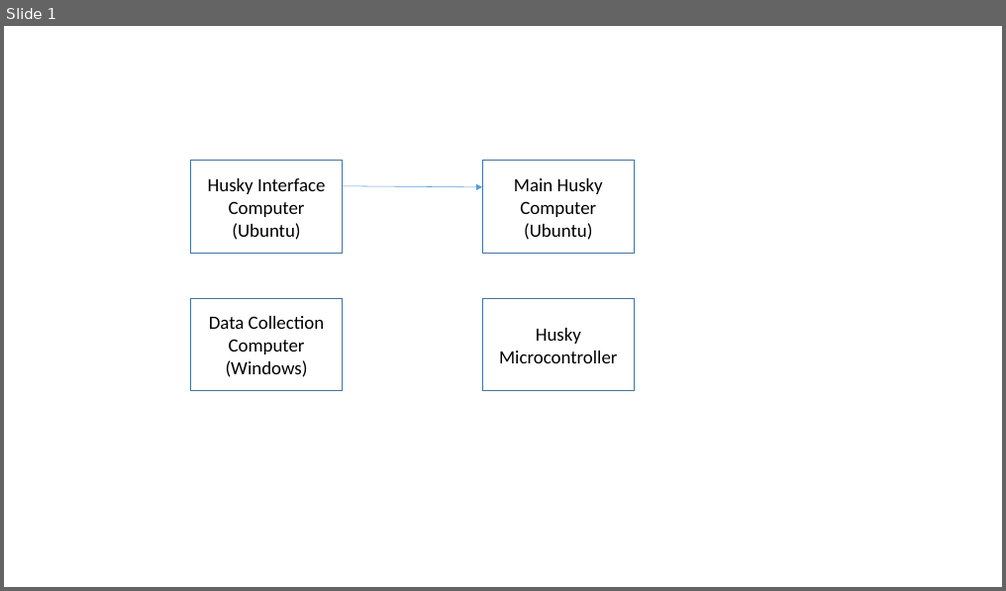
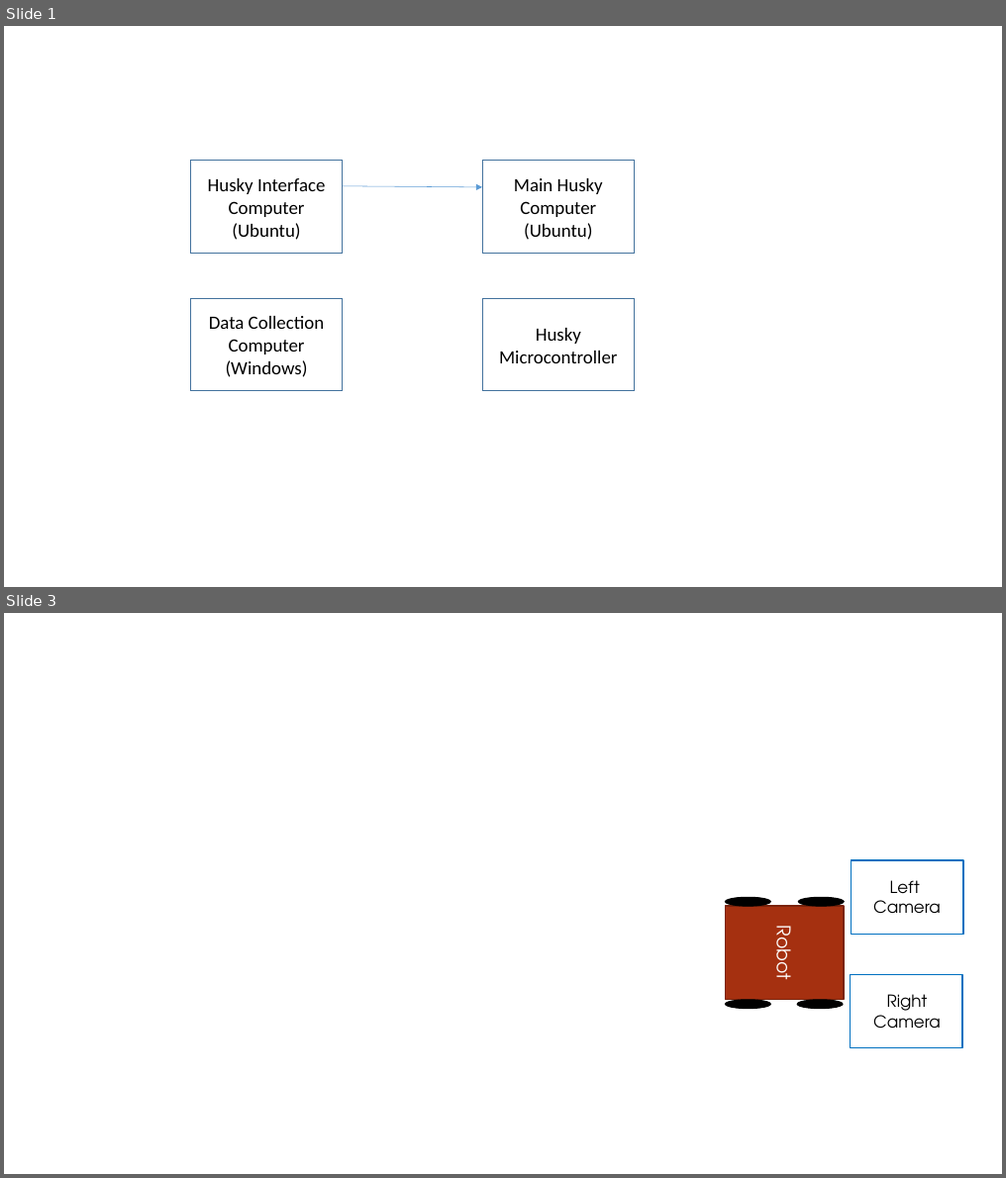
Before and after one commit to kmcgahee/Thesis, a slide deck: source/figures/thesis_figures.pptx. Shown one above the other, each under a label of ours: slide 1 before the commit, slides 1 and 3 after it; the slides between them are not shown. The pictures are 1006x591 and 1006x1178 pixels, drawn with LibreOffice and Linux fonts; fonts in the diff are those of the drawing. Boxes give left, top, right and bottom in pixels: in the first picture for what was removed or moved away, otherwise in the second. Text is boxed around its words. In the diff, an @@ line names an element or a change of style, - is before the commit and + after.

```diff
--- a/source/figures/thesis_figures.pptx
+++ b/source/figures/thesis_figures.pptx
@@ slide 3 added at box(4, 613, 1002, 1174), background #FFFFFF @@
@@ rectangle added at box(850, 861, 963, 934), outline #0070C0 1.25 pt @@
@@ rectangle added at box(726, 906, 844, 1000), fill #A53010, outline #7A240C 1.25 pt, 18 pt, text #FFFFFF @@
+Robot
@@ ellipse added at box(726, 897, 771, 906), fill #000000, outline #000000 1 pt @@
@@ ellipse added at box(798, 897, 844, 906), fill #000000, outline #000000 1 pt @@
@@ text added at box(873, 880, 941, 914), 16 pt, text #000000 @@
+Left
+Camera
@@ rectangle added at box(849, 974, 962, 1048), outline #0070C0 1.25 pt @@
@@ text added at box(873, 994, 941, 1029), 16 pt, text #000000 @@
+Right
+Camera
@@ ellipse added at box(726, 1000, 771, 1009), fill #000000, outline #000000 1 pt @@
@@ ellipse added at box(798, 1000, 844, 1009), fill #000000, outline #000000 1 pt @@
```
Also in this commit, not shown: 1 slide changed, 7 other files.
